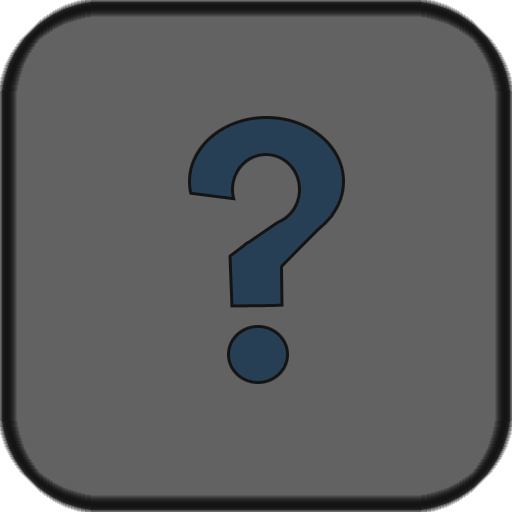
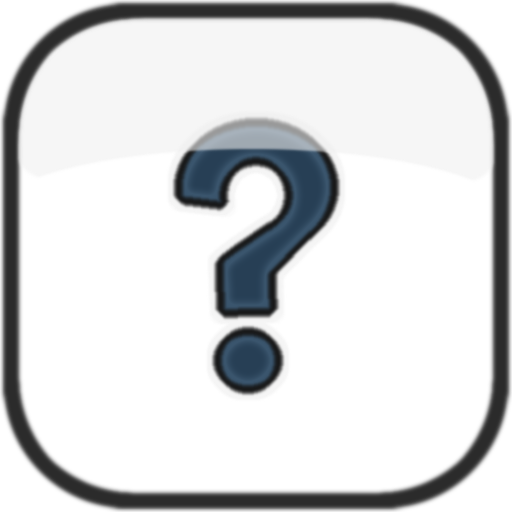
Layers edited between the first and the second 512 x 512 image:
removed layer "Layer 14" over [0, 0, 512, 512]
removed layer "border" over [0, 0, 512, 512]
removed layer "background" (was 80%) over [2, 2, 510, 510]
added layer "brillo" (60%) above "Layer 17" over [15, 15, 498, 184]
added layer "Layer 17" above "Layer 15" over [170, 114, 343, 398]
added layer "Layer 15" above "Layer 16" over [175, 119, 338, 393]
added layer "Layer 16" above "grey border" over [165, 109, 348, 403]
added layer "grey border" above "white border" over [0, 0, 512, 512]
added layer "white border" (20%) above "white background" over [0, 0, 512, 512]
added layer "white background" (60%) over [18, 18, 494, 494]
